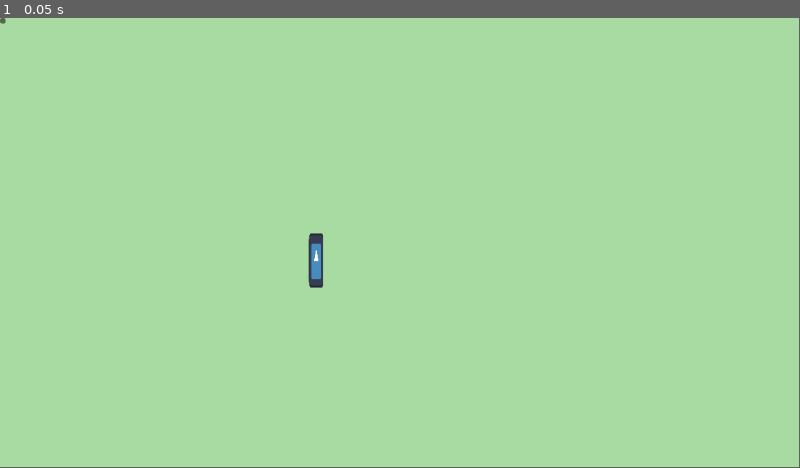
Above: before the commit, frame 1.
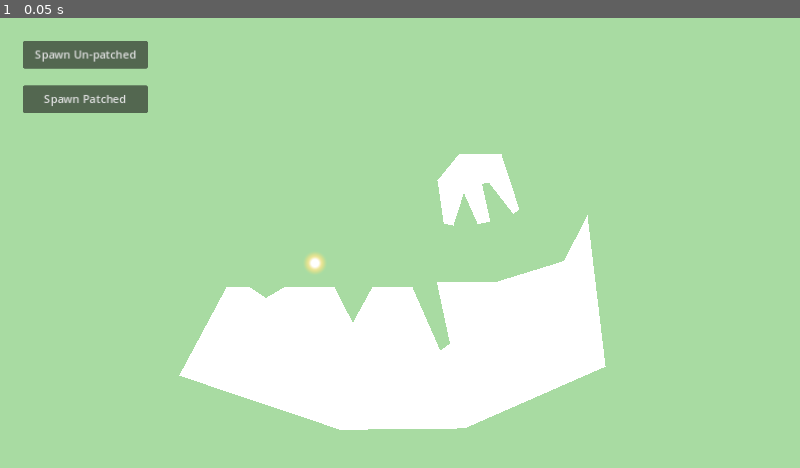
Above: after the commit, the same moment.

Repository: suddjian/upc2d-v-shaped-terrain
Game: Godot game, scene res://test_scene.tscn
The game is run twice, just before and just after one commit, with the same random seed, the same clock (stepped at 60 frames per second) and the same inputs. The project has no main scene, so this scene is started directly. The engine's default icon, where the game draws it, is replaced by a stand-in: a white triangle on a blue panel in a dark square.
Inputs:
- Up to frame 1 (0.05 s): no input
In our replay, the window is 799x449 before the commit and 800x450 after it. These sizes can differ from the game's own. Grey fills any space a smaller window leaves; there, only what the larger window draws over its background counts as a difference.

The runs differ from the first frame. In frame 1, 17% of the frame differs, in the area x 0-76%, y 0-92%.
Error before the commit: Invalid access to property or key 'scale' on a base object of type 'Nil'. (res://UltimatePlatformerController_prepatch.gd:203)
Error after the commit: Parse Error: Preload file "res://addons/Ultimate-Platformer-Controller-2D/UltimatePlatformerController.gd" does not exist. (res://test_scene.gd:4)

Commit message:
test scene

Diff:
--- a/character_body_2d.tscn
+++ b/character_body_2d.tscn
@@ -1,17 +1,30 @@
-[gd_scene load_steps=4 format=3 uid="uid://cypv0fupwpj4y"]
+[gd_scene load_steps=5 format=3 uid="uid://cypv0fupwpj4y"]
 
 [ext_resource type="Script" path="res://UltimatePlatformerController_prepatch.gd" id="1_7t3y2"]
 [ext_resource type="Texture2D" uid="uid://bksfadp1bnw0l" path="res://icon.svg" id="2_bjkq3"]
 
+[sub_resource type="SpriteFrames" id="SpriteFrames_jxt8u"]
+animations = [{
+"frames": [{
+"duration": 1.0,
+"texture": ExtResource("2_bjkq3")
+}],
+"loop": true,
+"name": &"default",
+"speed": 5.0
+}]
+
 [sub_resource type="RectangleShape2D" id="RectangleShape2D_8venx"]
-size = Vector2(20, 76)
+size = Vector2(24, 76)
 
-[node name="CharacterBody2D" type="CharacterBody2D"]
+[node name="CharacterBody2D" type="CharacterBody2D" node_paths=PackedStringArray("PlayerSprite", "PlayerCollider")]
 script = ExtResource("1_7t3y2")
+PlayerSprite = NodePath("Sprite")
+PlayerCollider = NodePath("Collider")
 
-[node name="Icon" type="Sprite2D" parent="."]
-scale = Vector2(0.164062, 0.609375)
-texture = ExtResource("2_bjkq3")
+[node name="Sprite" type="AnimatedSprite2D" parent="."]
+scale = Vector2(0.204063, 0.609375)
+sprite_frames = SubResource("SpriteFrames_jxt8u")
 
-[node name="CollisionShape2D" type="CollisionShape2D" parent="."]
+[node name="Collider" type="CollisionShape2D" parent="."]
 shape = SubResource("RectangleShape2D_8venx")
--- a/project.godot
+++ b/project.godot
@@ -14,6 +14,63 @@
 config/features=PackedStringArray("4.3", "GL Compatibility")
 config/icon="res://icon.svg"
 
+[display]
+
+window/stretch/mode="canvas_items"
+
+[input]
+
+left={
+"deadzone": 0.5,
+"events": [Object(InputEventKey,"resource_local_to_scene":false,"resource_name":"","device":-1,"window_id":0,"alt_pressed":false,"shift_pressed":false,"ctrl_pressed":false,"meta_pressed":false,"pressed":false,"keycode":0,"physical_keycode":65,"key_label":0,"unicode":97,"location":0,"echo":false,"script":null)
+, Object(InputEventKey,"resource_local_to_scene":false,"resource_name":"","device":-1,"window_id":0,"alt_pressed":false,"shift_pressed":false,"ctrl_pressed":false,"meta_pressed":false,"pressed":false,"keycode":0,"physical_keycode":4194319,"key_label":0,"unicode":0,"location":0,"echo":false,"script":null)
+]
+}
+right={
+"deadzone": 0.5,
+"events": [Object(InputEventKey,"resource_local_to_scene":false,"resource_name":"","device":-1,"window_id":0,"alt_pressed":false,"shift_pressed":false,"ctrl_pressed":false,"meta_pressed":false,"pressed":false,"keycode":0,"physical_keycode":68,"key_label":0,"unicode":100,"location":0,"echo":false,"script":null)
+, Object(InputEventKey,"resource_local_to_scene":false,"resource_name":"","device":-1,"window_id":0,"alt_pressed":false,"shift_pressed":false,"ctrl_pressed":false,"meta_pressed":false,"pressed":false,"keycode":0,"physical_keycode":4194321,"key_label":0,"unicode":0,"location":0,"echo":false,"script":null)
+]
+}
+up={
+"deadzone": 0.5,
+"events": [Object(InputEventKey,"resource_local_to_scene":false,"resource_name":"","device":-1,"window_id":0,"alt_pressed":false,"shift_pressed":false,"ctrl_pressed":false,"meta_pressed":false,"pressed":false,"keycode":0,"physical_keycode":87,"key_label":0,"unicode":119,"location":0,"echo":false,"script":null)
+, Object(InputEventKey,"resource_local_to_scene":false,"resource_name":"","device":-1,"window_id":0,"alt_pressed":false,"shift_pressed":false,"ctrl_pressed":false,"meta_pressed":false,"pressed":false,"keycode":0,"physical_keycode":4194320,"key_label":0,"unicode":0,"location":0,"echo":false,"script":null)
+]
+}
+down={
+"deadzone": 0.5,
+"events": [Object(InputEventKey,"resource_local_to_scene":false,"resource_name":"","device":-1,"window_id":0,"alt_pressed":false,"shift_pressed":false,"ctrl_pressed":false,"meta_pressed":false,"pressed":false,"keycode":0,"physical_keycode":83,"key_label":0,"unicode":115,"location":0,"echo":false,"script":null)
+, Object(InputEventKey,"resource_local_to_scene":false,"resource_name":"","device":-1,"window_id":0,"alt_pressed":false,"shift_pressed":false,"ctrl_pressed":false,"meta_pressed":false,"pressed":false,"keycode":0,"physical_keycode":4194322,"key_label":0,"unicode":0,"location":0,"echo":false,"script":null)
+]
+}
+jump={
+"deadzone": 0.5,
+"events": [Object(InputEventKey,"resource_local_to_scene":false,"resource_name":"","device":-1,"window_id":0,"alt_pressed":false,"shift_pressed":false,"ctrl_pressed":false,"meta_pressed":false,"pressed":false,"keycode":0,"physical_keycode":32,"key_label":0,"unicode":32,"location":0,"echo":false,"script":null)
+]
+}
+run={
+"deadzone": 0.5,
+"events": [Object(InputEventKey,"resource_local_to_scene":false,"resource_name":"","device":-1,"window_id":0,"alt_pressed":false,"shift_pressed":false,"ctrl_pressed":false,"meta_pressed":false,"pressed":false,"keycode":0,"physical_keycode":4194325,"key_label":0,"unicode":0,"location":0,"echo":false,"script":null)
+]
+}
+latch={
+"deadzone": 0.5,
+"events": []
+}
+dash={
+"deadzone": 0.5,
+"events": []
+}
+roll={
+"deadzone": 0.5,
+"events": []
+}
+twirl={
+"deadzone": 0.5,
+"events": []
+}
+
 [rendering]
 
 renderer/rendering_method="gl_compatibility"
--- a/test_scene.gd
+++ b/test_scene.gd
@@ -1,11 +1,24 @@
-extends Node2D
+extends Node
 
+var character_scene = preload("res://character_body_2d.tscn")
+var patched_script = preload("res://addons/Ultimate-Platformer-Controller-2D/UltimatePlatformerController.gd")
 
-# Called when the node enters the scene tree for the first time.
-func _ready() -> void:
-	pass # Replace with function body.
+var character: CharacterBody2D = null
 
+func spawn_character(script=null):
+	if character:
+		character.queue_free()
+	character = character_scene.instantiate()
+	if script:
+		character.set_script(script)
+		character.PlayerSprite = character.get_node("Sprite")
+		character.PlayerCollider = character.get_node("Collider")
+	character.global_position = %SpawnPoint.global_position
+	character.reset_physics_interpolation()
+	add_child(character)
 
-# Called every frame. 'delta' is the elapsed time since the previous frame.
-func _process(delta: float) -> void:
-	pass
+func _on_use_unpatched_controller_pressed() -> void:
+	spawn_character()
+
+func _on_use_patched_controller_pressed() -> void:
+	spawn_character(patched_script)
--- a/test_scene.tscn
+++ b/test_scene.tscn
@@ -1,9 +1,20 @@
-[gd_scene load_steps=3 format=3 uid="uid://c3brpcwcyoo17"]
+[gd_scene load_steps=5 format=3 uid="uid://c3brpcwcyoo17"]
 
 [ext_resource type="Script" path="res://test_scene.gd" id="1_spx3l"]
-[ext_resource type="PackedScene" uid="uid://cypv0fupwpj4y" path="res://character_body_2d.tscn" id="2_utgyj"]
+[ext_resource type="Script" path="res://visible_collision_polygon.gd" id="2_j27df"]
 
-[node name="TestScene" type="Node2D"]
+[sub_resource type="Gradient" id="Gradient_hxuyn"]
+interpolation_mode = 2
+offsets = PackedFloat32Array(0.229167, 0.453704, 0.810185)
+colors = PackedColorArray(1, 1, 1, 1, 1, 0.909, 0.58, 0.733333, 1, 0.883, 0.46, 0)
+
+[sub_resource type="GradientTexture2D" id="GradientTexture2D_dukjc"]
+gradient = SubResource("Gradient_hxuyn")
+fill = 1
+fill_from = Vector2(0.491453, 0.476496)
+fill_to = Vector2(0.980769, 0.482906)
+
+[node name="TestScene" type="Node"]
 script = ExtResource("1_spx3l")
 
 [node name="StaticBody2D" type="StaticBody2D" parent="."]
@@ -11,11 +22,39 @@
 
 [node name="CollisionPolygon2D" type="CollisionPolygon2D" parent="StaticBody2D"]
 position = Vector2(30, 5)
-polygon = PackedVector2Array(-139, -93, -113, -42, -85, -93, -27, -93, 13, -2, 27, -12, 8, -101, 121, -101, 121, 112, -131, 112, -182, 19, -183, -93)
+polygon = PackedVector2Array(-139, -93, -113, -42, -85, -93, -27, -93, 13, -2, 27, -12, 8, -101, 94, -101, 191, -131, 225, -197, 251, 21, 48, 110, -131, 112, -363, 34, -295, -93, -260.635, -93, -238, -78, -212, -93)
+script = ExtResource("2_j27df")
 
-[node name="CharacterBody2D" parent="." instance=ExtResource("2_utgyj")]
-position = Vector2(456, 350)
+[node name="CollisionPolygon2D2" type="CollisionPolygon2D" parent="StaticBody2D"]
+position = Vector2(75, -31)
+polygon = PackedVector2Array(22, -148, 40, -152, 28, -206, 38, -208, 73, -163, 82, -169, 56, -249, -5, -249, -36, -211, -27, -149, -13, -146, 2, -193)
+script = ExtResource("2_j27df")
 
-[node name="UseOldButton" type="Button" parent="."]
-offset_right = 8.0
-offset_bottom = 8.0
+[node name="SpawnPoint" type="Sprite2D" parent="."]
+unique_name_in_owner = true
+position = Vector2(454, 354)
+scale = Vector2(0.707537, 0.707537)
+texture = SubResource("GradientTexture2D_dukjc")
+
+[node name="UseUnpatchedController" type="Button" parent="."]
+custom_minimum_size = Vector2(180, 40)
+offset_left = 33.0
+offset_top = 33.0
+offset_right = 183.0
+offset_bottom = 73.0
+focus_mode = 0
+text = "Spawn Un-patched"
+metadata/_edit_use_anchors_ = true
+
+[node name="UsePatchedController" type="Button" parent="."]
+custom_minimum_size = Vector2(180, 40)
+offset_left = 33.0
+offset_top = 97.0
+offset_right = 183.0
+offset_bottom = 137.0
+focus_mode = 0
+text = "Spawn Patched"
+metadata/_edit_use_anchors_ = true
+
+[connection signal="pressed" from="UseUnpatchedController" to="." method="_on_use_unpatched_controller_pressed"]
+[connection signal="pressed" from="UsePatchedController" to="." method="_on_use_patched_controller_pressed"]
--- /dev/null
+++ b/visible_collision_polygon.gd
@@ -0,0 +1,6 @@
+extends CollisionPolygon2D
+
+func _ready() -> void:
+	var poly := Polygon2D.new()
+	poly.polygon = polygon
+	add_child(poly)
Not shown, added: readme.md
